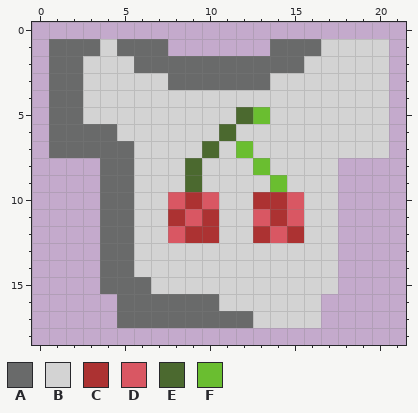
Pixel-art file: AspriteAssets/Shirt Cherry.aseprite. That is the earlier state.
22x19 pixels, 1 frame.
Palette (. is transparent): A #696a6a  B #d3d3d3  C #ac3232  D #d95763  E #4b692f  F #6abe30
Pixels before, first column x 1:
 1 AAABAAA......AAABBBB
 2 AABBBAAAAAAAAAABBBBB
 3 AABBBBBAAAAAABBBBBBB
 4 AABBBBBBBBBBBBBBBBBB
 5 AABBBBBBBBBEFBBBBBBB
 6 AAAABBBBBBEBBBBBBBBB
 7 AAAAABBBBEBFBBBBBBBB
 8 ...AABBBEBBBFBBBB...
 9 ...AABBBEBBBBFBBB...
10 ...AABBDCDBBCCDBB...
11 ...AABBCDCBBDCDBB...
12 ...AABBDCCBBCDCBB...
13 ...AABBBBBBBBBBBB...
14 ...AABBBBBBBBBBBB...
15 ...AAABBBBBBBBBBB...
16 ....AAAAAABBBBBB....
17 ....AAAAAAAABBBB....
Now the later version:
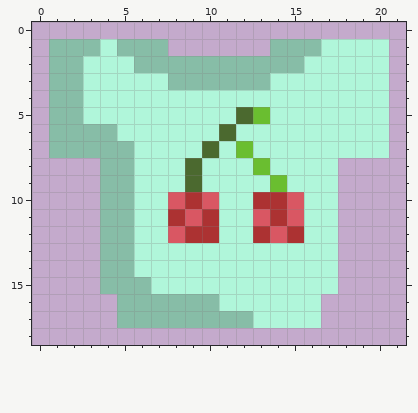
From old to new:
Colour A changes from #696a6a to #87bda7.
Colour B changes from #d3d3d3 to #b0f6da.
Where, in picture pixels (left, top, right, bottom), the same in both pictures:
changed: (49, 39, 389, 328)
